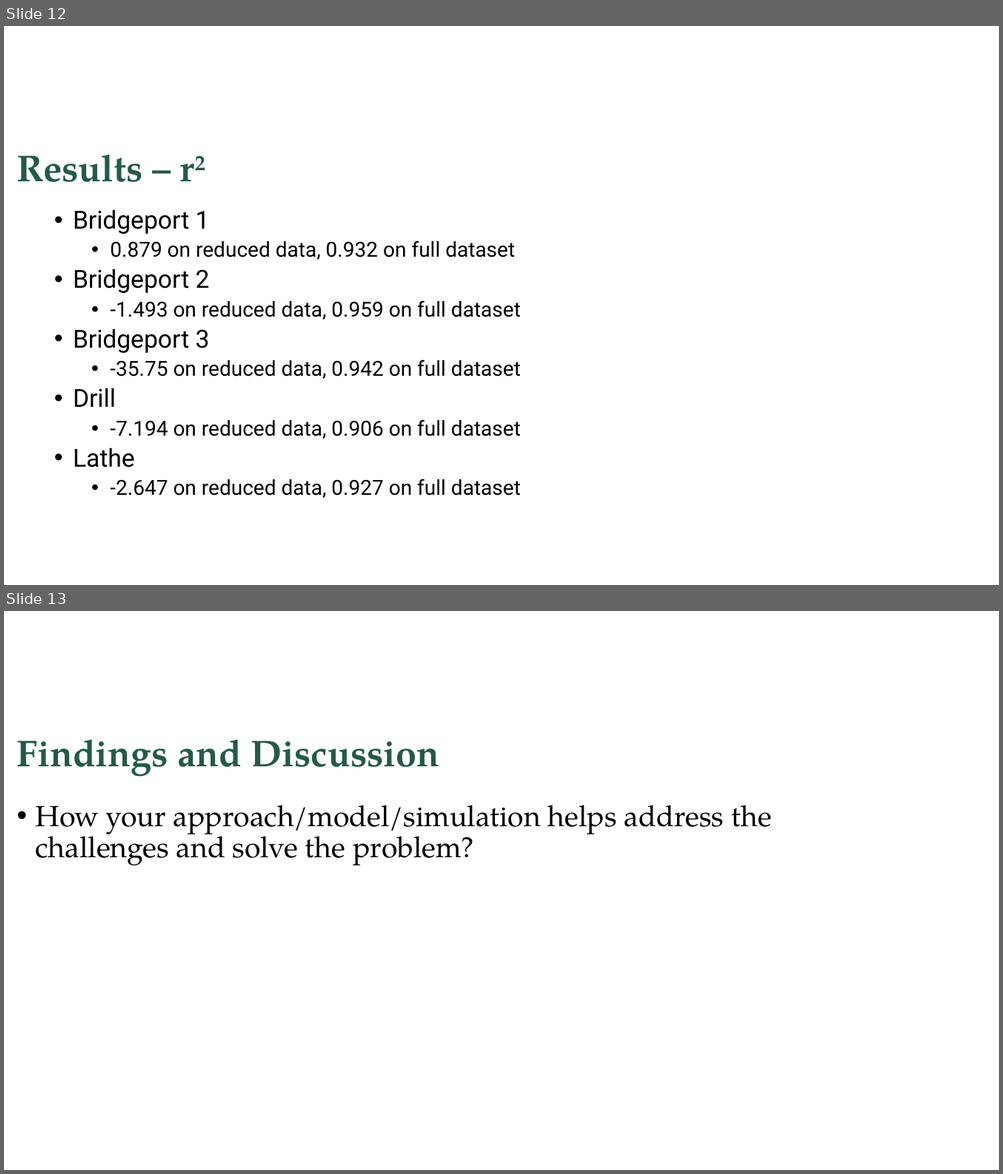
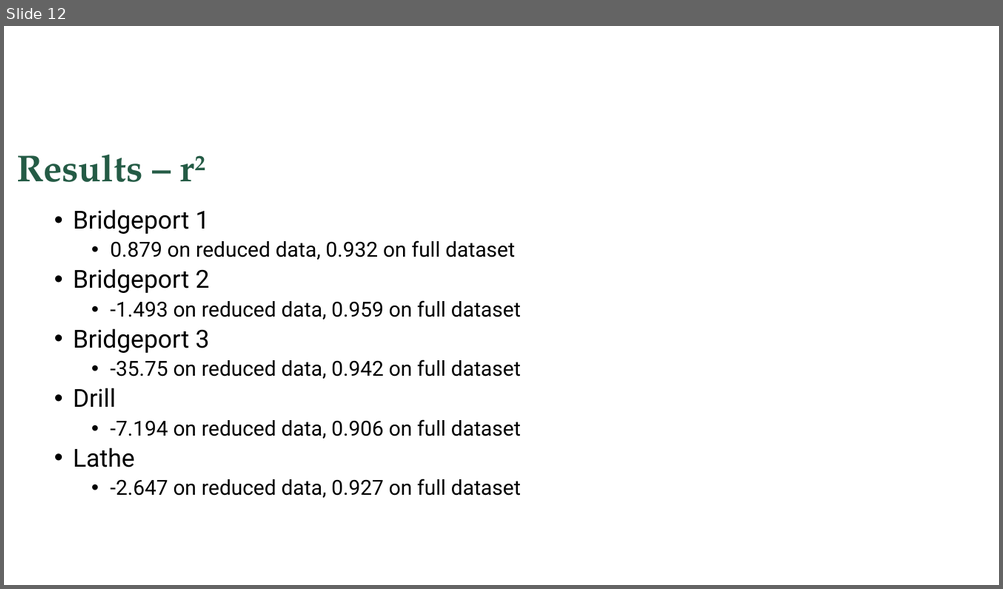
Before and after one commit to ASMEHackathon/UBMAIT, a slide deck: UBMAIT_ASME_Hackathon.pptx. Shown one above the other, each under a label of ours: slides 12 and 13 before the commit, slide 12 after it. The pictures are 1003x1174 and 1003x589 pixels, drawn with LibreOffice and Linux fonts; fonts in the diff are those of the drawing; background and template pictures are left out. Boxes give left, top, right and bottom in pixels: in the first picture for what was removed or moved away, otherwise in the second. Text is boxed around its words. In the diff, an @@ line names an element or a change of style, - is before the commit and + after.

```diff
--- a/UBMAIT_ASME_Hackathon.pptx
+++ b/UBMAIT_ASME_Hackathon.pptx
@@ slide 13 removed at (x1=4, y1=611, x2=999, y2=1170), background picture (left out) @@
@@ title removed at (x1=17, y1=740, x2=440, y2=777) @@
-Findings and Discussion
@@ text removed at (x1=36, y1=805, x2=771, y2=866) @@
-• How your approach/model/simulation helps address the challenges and solve the problem?
```
Also in this commit, not shown: 5 slides changed, 3 slides added, 1 other slide removed.
